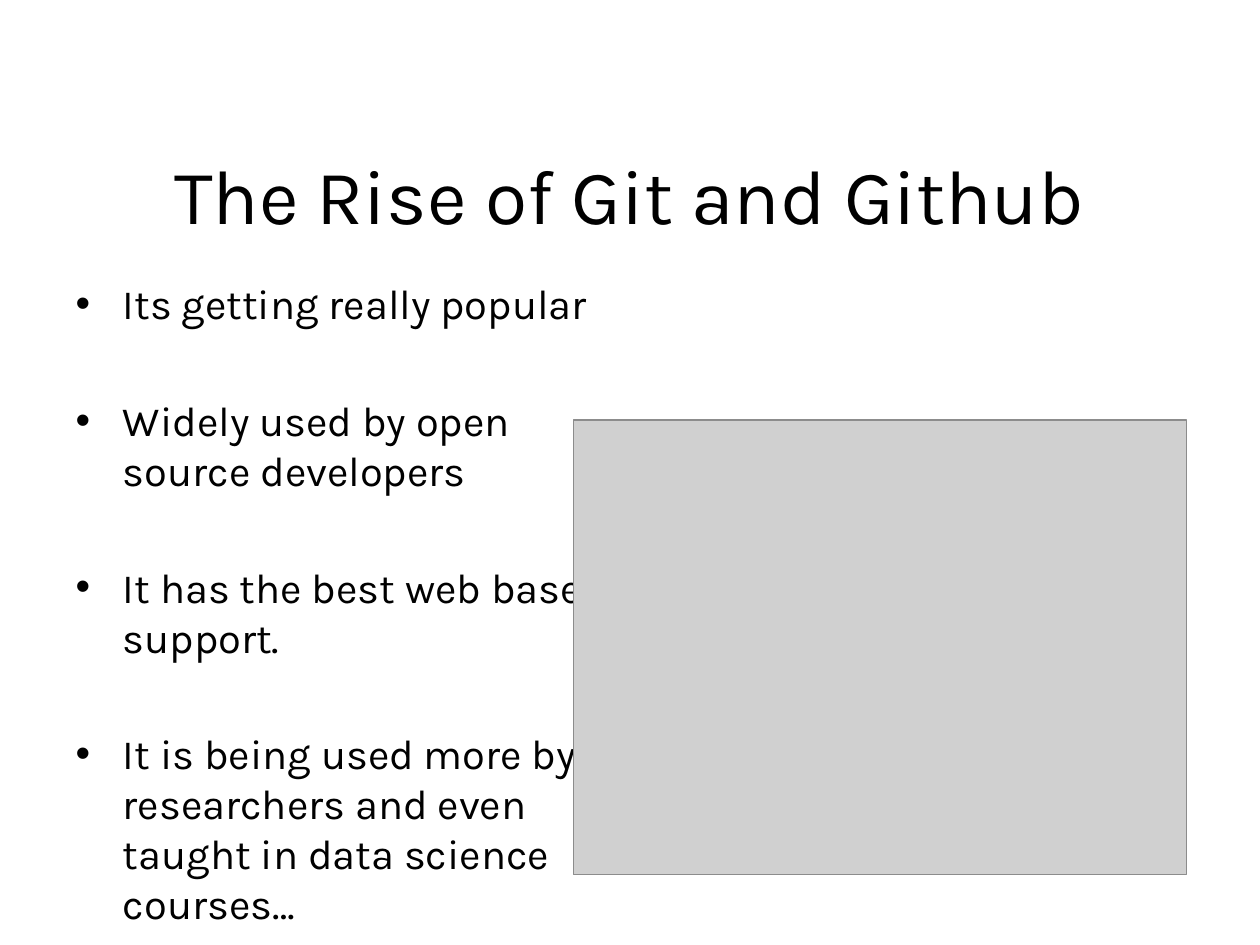
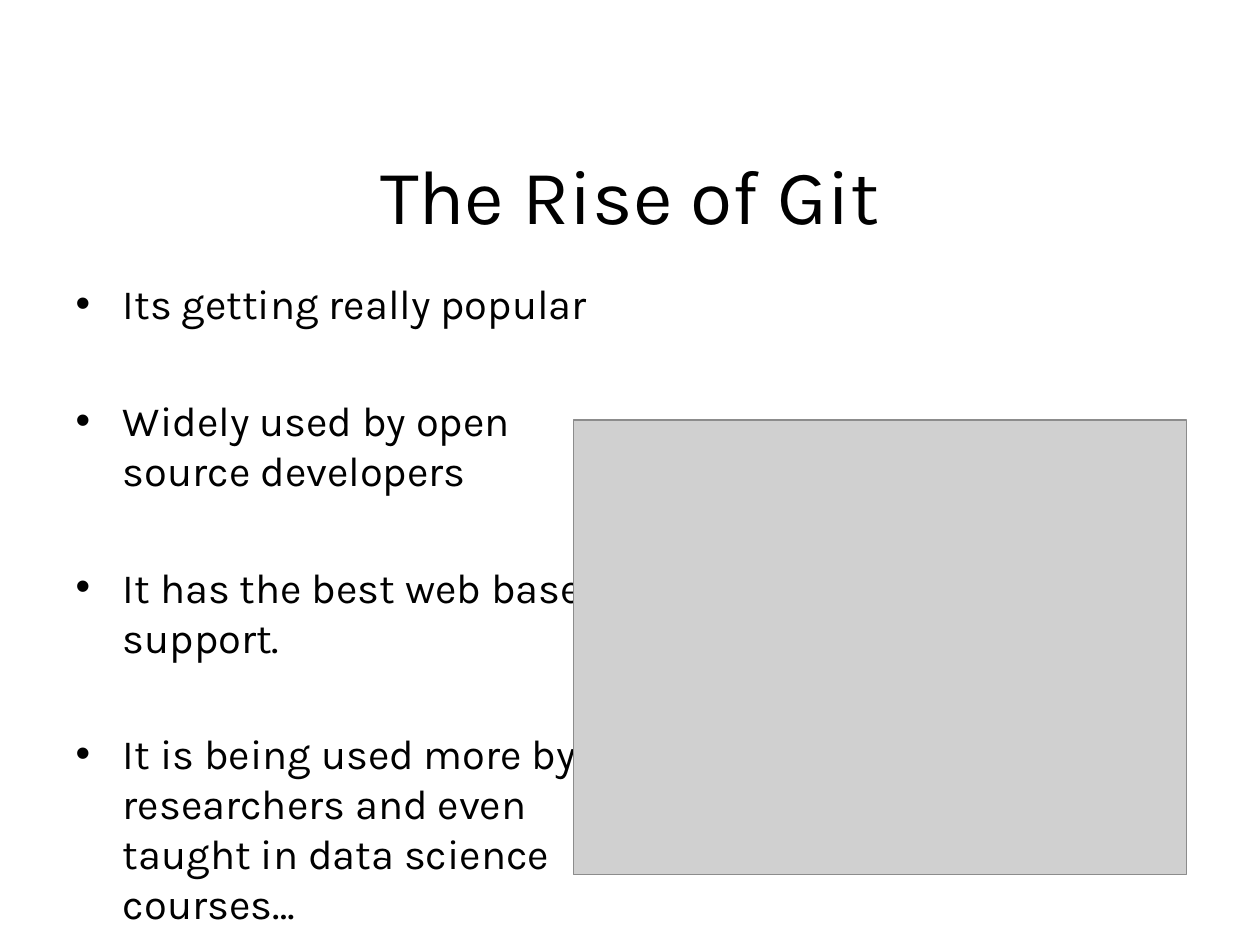
Before and after one commit to psu-libraries/github_workshop, a slide deck: slide 9 of github_workshop_slides.pptx. Drawn at 1260x945 pixels with LibreOffice and Linux fonts; fonts in the diff are those of the drawing; grey boxes stand for pictures; background and template pictures are left out. Boxes give left, top, right and bottom in pixels: in the first picture for what was removed or moved away, otherwise in the second. Text is boxed around its words. In the diff, an @@ line names an element or a change of style, - is before the commit and + after.

Commit message:
a few final tweaks

```diff
--- a/github_workshop_slides.pptx
+++ b/github_workshop_slides.pptx
@@ title at (380, 171, 879, 225): text changed @@
-The Rise of Git and Github
+The Rise of Git
```
Also in this commit, not shown: 1 other slide changed.
